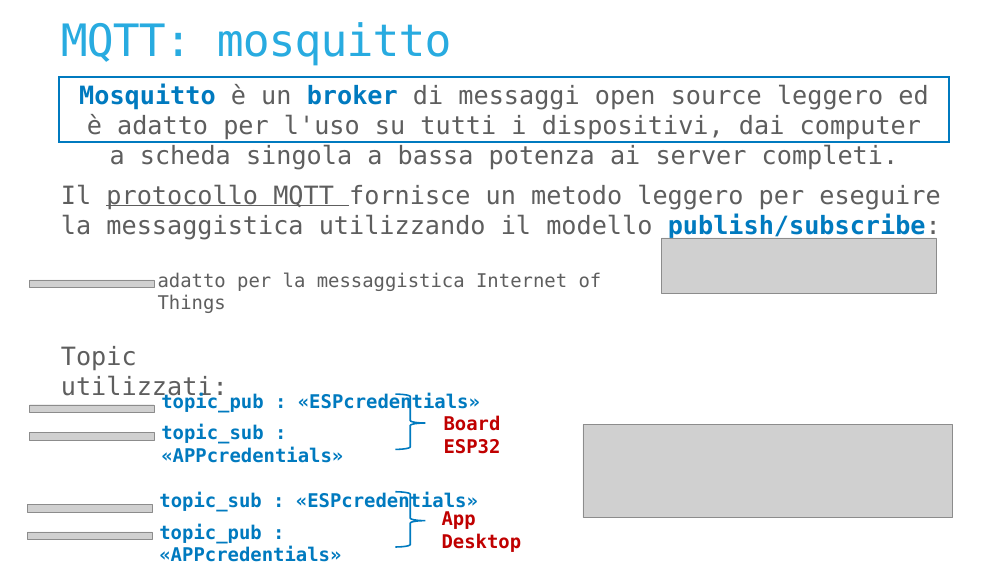
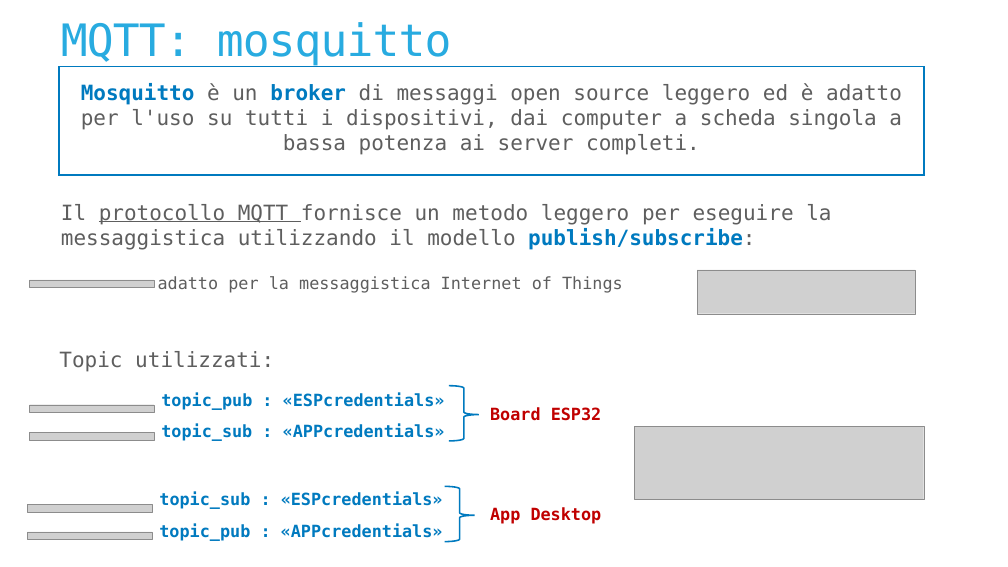
Before and after one commit to Alberto-00/Progetto-IoT, a slide deck: slide 6 of Presentation/TemplateIoT.pptx. Drawn at 1008x567 pixels with LibreOffice and Linux fonts; fonts in the diff are those of the drawing; grey boxes stand for pictures; background and template pictures are left out. Boxes give left, top, right and bottom in pixels: in the first picture for what was removed or moved away, otherwise in the second. Text is boxed around its words. In the diff, an @@ line names an element or a change of style, - is before the commit and + after.

```diff
--- a/Presentation/TemplateIoT.pptx
+++ b/Presentation/TemplateIoT.pptx
@@ rectangle resized from (x1=59, y1=77, x2=949, y2=142) to (x1=59, y1=67, x2=924, y2=175) @@
@@ text "Il protocollo MQTT fornisce un ..." moved from (x1=61, y1=184, x2=941, y2=240) to (x1=61, y1=204, x2=831, y2=250) @@
@@ picture resized from (x1=661, y1=238, x2=936, y2=293) to (x1=697, y1=270, x2=915, y2=314) @@
@@ size 48 to 40 pt in 3 elements at (x1=61, y1=204, x2=831, y2=250), (x1=81, y1=83, x2=902, y2=155), (x1=59, y1=351, x2=274, y2=372) @@
@@ right brace moved from (x1=395, y1=394, x2=425, y2=449) to (x1=449, y1=386, x2=479, y2=441) @@
@@ size 36 to 32 pt in 7 elements at (x1=161, y1=393, x2=445, y2=410), (x1=159, y1=492, x2=443, y2=509), (x1=158, y1=276, x2=623, y2=293), (x1=490, y1=507, x2=602, y2=524), (x1=159, y1=524, x2=443, y2=541), (x1=161, y1=424, x2=445, y2=441), (x1=490, y1=407, x2=602, y2=421) @@
@@ text "Board ESP32" moved from (x1=444, y1=415, x2=501, y2=454) to (x1=490, y1=407, x2=602, y2=421) @@
@@ picture resized from (x1=583, y1=424, x2=952, y2=517) to (x1=635, y1=426, x2=924, y2=499) @@
@@ right brace moved from (x1=395, y1=492, x2=425, y2=547) to (x1=444, y1=486, x2=474, y2=542) @@
@@ text "App Desktop" moved from (x1=442, y1=511, x2=522, y2=552) to (x1=490, y1=507, x2=602, y2=524) @@
```
Also in this commit, not shown: 6 other slides changed, 2 slides added, 1 slide removed.
